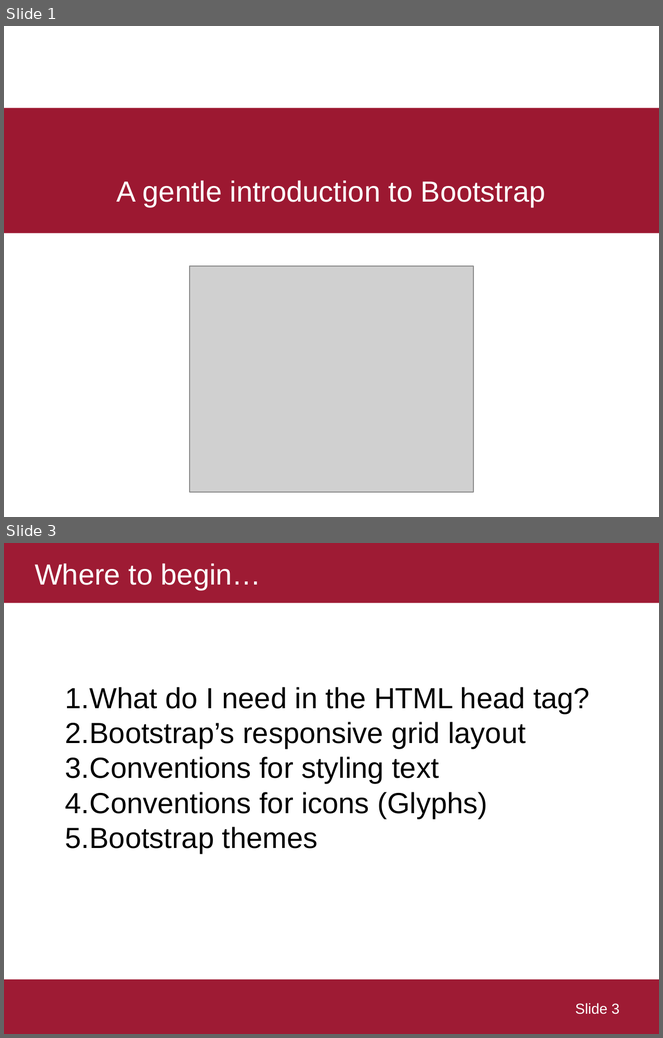
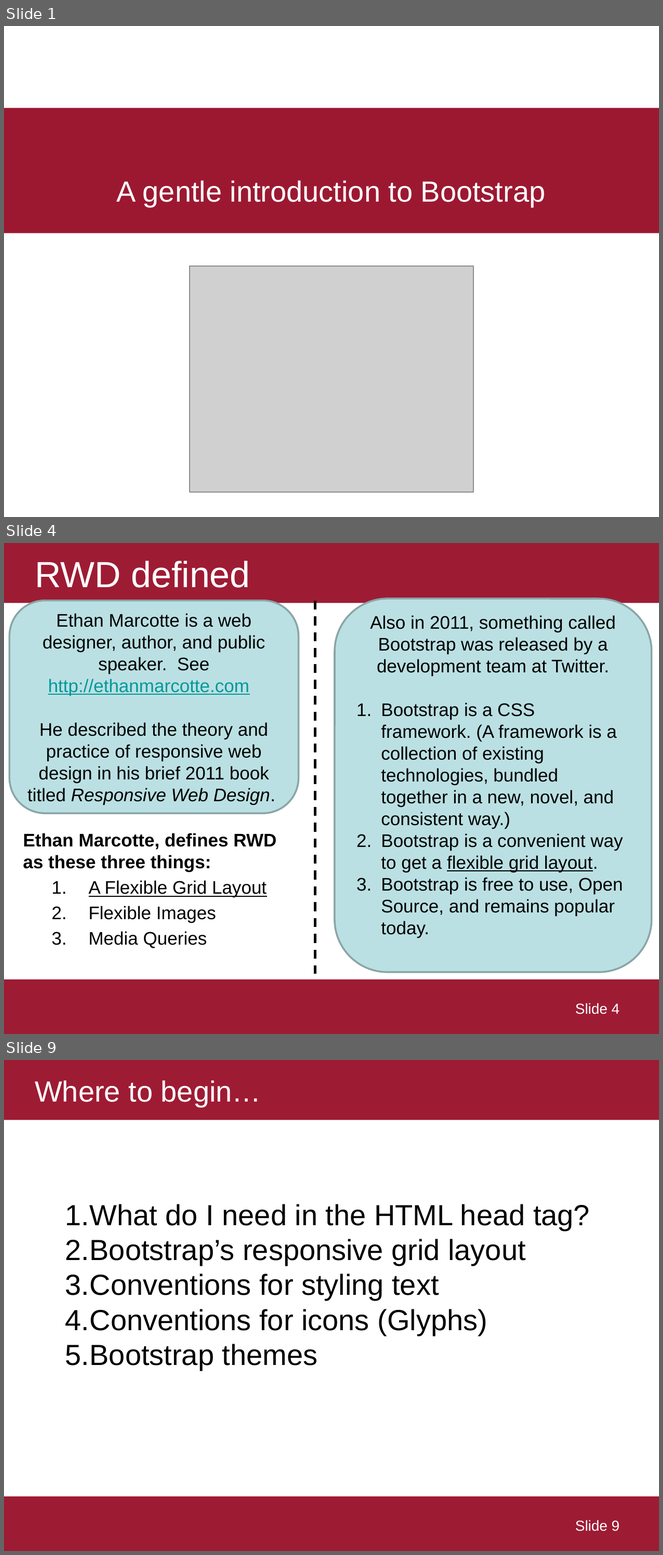
Before and after one commit to ekof-dss/teaching-samples-2021-22, a slide deck: presentations/03-03-bootstrap.ppt. Shown one above the other, each under a label of ours: slides 1 and 3 before the commit, slides 1, 4 and 9 after it; the slides between them are not shown. The pictures are 663x1038 and 663x1555 pixels, drawn with LibreOffice and Linux fonts; fonts in the diff are those of the drawing; grey boxes stand for pictures. Boxes give left, top, right and bottom in pixels: in the first picture for what was removed or moved away, otherwise in the second. Text is boxed around its words. In the diff, an @@ line names an element or a change of style, - is before the commit and + after.

```diff
--- a/presentations/03-03-bootstrap.ppt
+++ b/presentations/03-03-bootstrap.ppt
@@ slide 4 added at (4, 543, 659, 1034), background #FFFFFF; not listed: 1 template element that a slide beside it also shows @@
@@ title added at (4, 543, 659, 603), fill #9E1B34, 40 pt, text #FFFFFF @@
+RWD defined
@@ rounded rectangle added at (9, 601, 298, 813), fill #BBE0E3, outline #8AA6A8 2 pt, 20 pt, text #000000 @@
+Ethan Marcotte is a web designer, author, and public speaker. See http://ethanmarcotte.com
+He described the theory and practice of responsive web design in his brief 2011 book titled Responsive Web Design.
@@ line added from (315, 601) to (315, 974), #000000 2.5 pt dashed @@
@@ rounded rectangle added at (335, 599, 652, 973), fill #BBE0E3, outline #8AA6A8 2 pt, 20 pt, text #000000 @@
+Also in 2011, something called Bootstrap was released by a development team at Twitter.
+1. Bootstrap is a CSS framework. (A framework is a collection of existing technologies, bundled together in a new, novel, and consistent way.)
+2. Bootstrap is a convenient way to get a flexible grid layout.
+3. Bootstrap is free to use, Open Source, and remains popular today.
@@ text added at (23, 833, 276, 949), 20 pt, text #000000 @@
+Ethan Marcotte, defines RWD as these three things:
+  1. A Flexible Grid Layout
+  2. Flexible Images
+  3. Media Queries
@@ page number added at (575, 1003, 620, 1015), 16 pt, text #FFFFFF @@
+Slide 4
@@ what was slide 3 is now slide 9 @@
@@ page number at (575, 1520, 620, 1532): text changed @@
-Slide 3
+Slide 9
```
Also in this commit, not shown: 5 slides changed, 10 other slides added, 1 slide removed, 3 other files.
